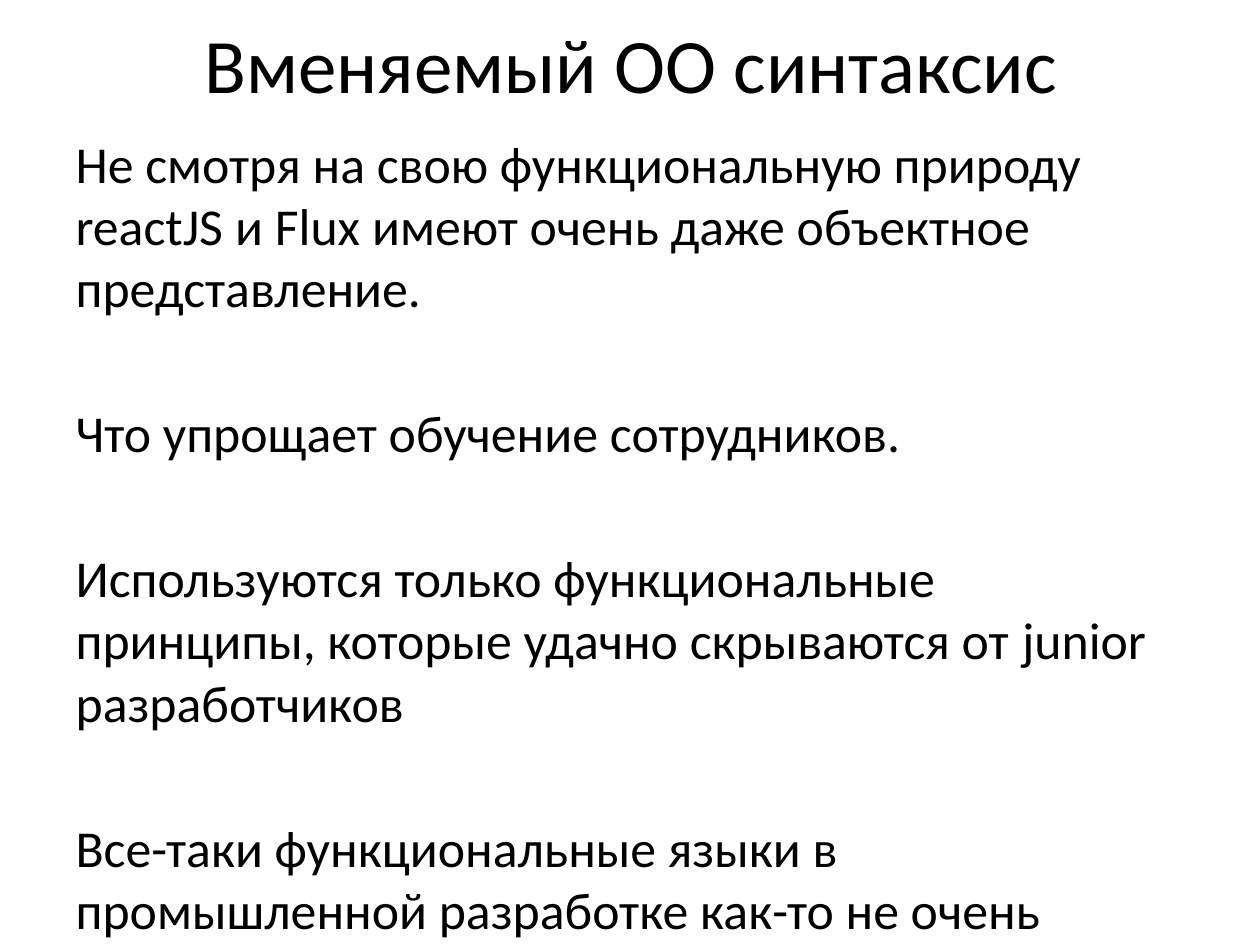
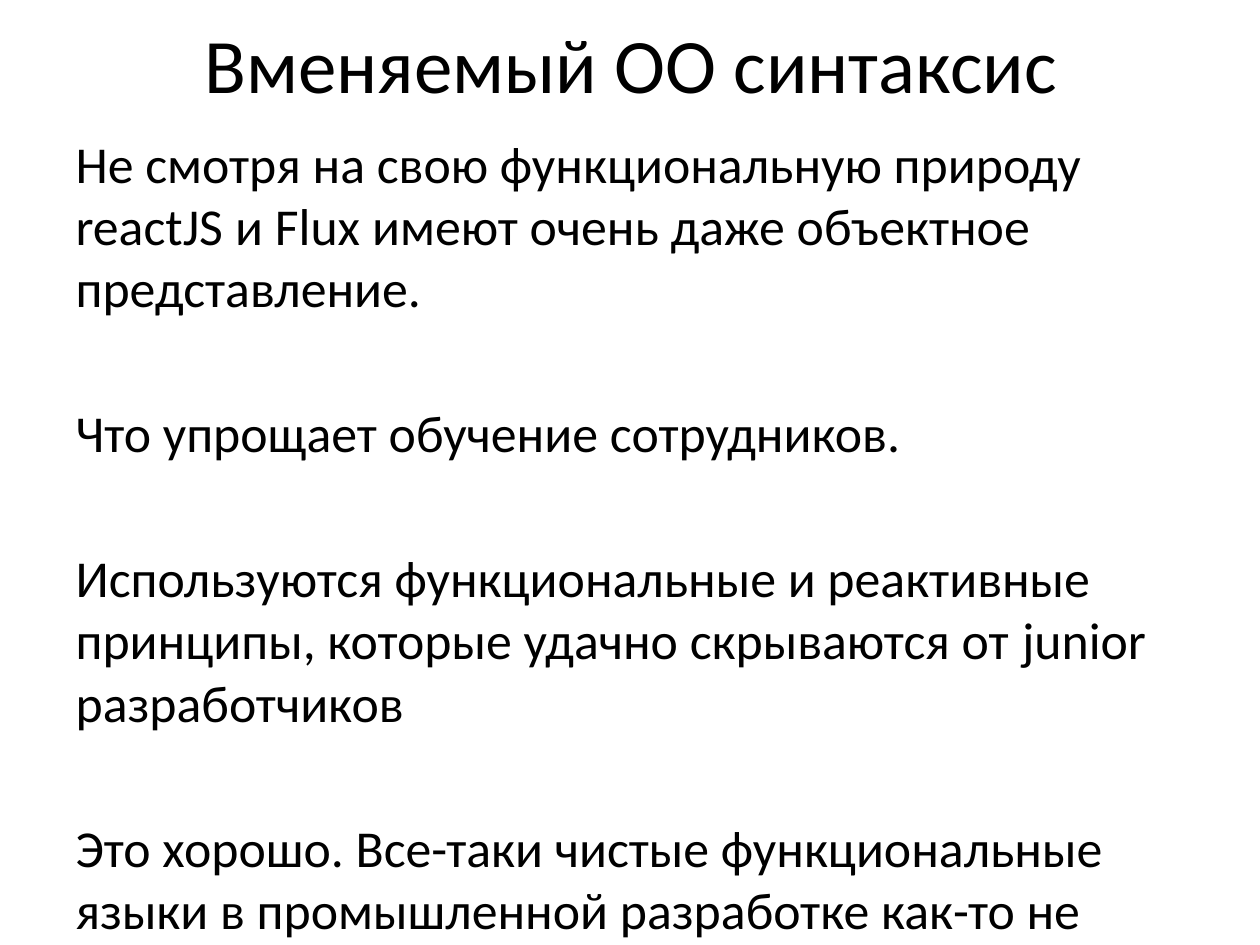
Before and after one commit to nickolaysm/flux_its_easy, a slide deck: slide 46 of pptx/Flux.pptx (slide 45 before the commit). Drawn at 1260x945 pixels with LibreOffice and Linux fonts; fonts in the diff are those of the drawing. Boxes give left, top, right and bottom in pixels: in the first picture for what was removed or moved away, otherwise in the second. Text is boxed around its words. In the diff, an @@ line names an element or a change of style, - is before the commit and + after.

```diff
--- a/pptx/Flux.pptx
+++ b/pptx/Flux.pptx
@@ text at bbox=[76, 562, 1146, 938]: text changed @@
-Используются только функциональные принципы, которые удачно скрываются от junior разработчиков
-Все-таки функциональные языки в промышленной разработке как-то не очень пошли.
+Используются функциональные и реактивные принципы, которые удачно скрываются от junior разработчиков
+Это хорошо. Все-таки чистые функциональные языки в промышленной разработке как-то не очень пошли.
```
Also in this commit, not shown: 17 other slides changed, 4 slides added, 1 slide removed.
